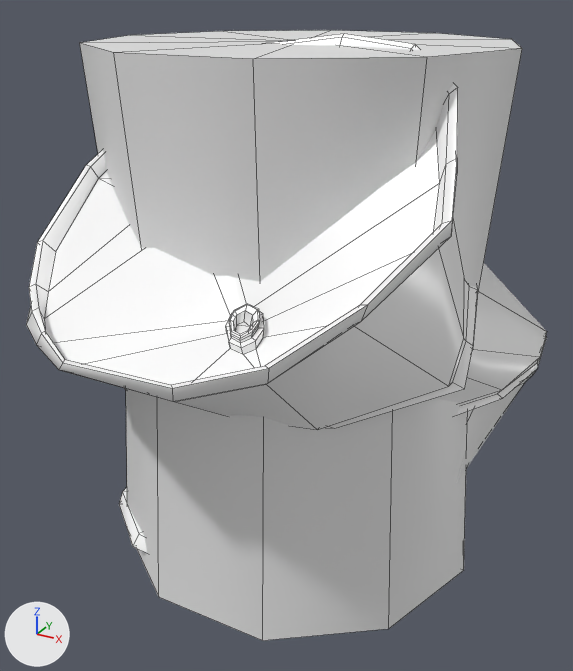
An edit to the FBX model Assets/Models/Props/Barrels/dented_barrel_3_UV.fbx, drawn before and after from the same camera.
The view is the same before and after, from a camera (50 mm lens) standing at (1.002, -1.89, 1.587) and looking at (0.04, -0.142, 0.712). The lights are fixed; the arrows at lower left show +X, +Y and +Z. Mesh edges are drawn as thin lines. Where no turn or scale is listed for an object, it has been applied to the vertices.

In view in the first picture: 'BarrelCollider', 'barrel_2'.
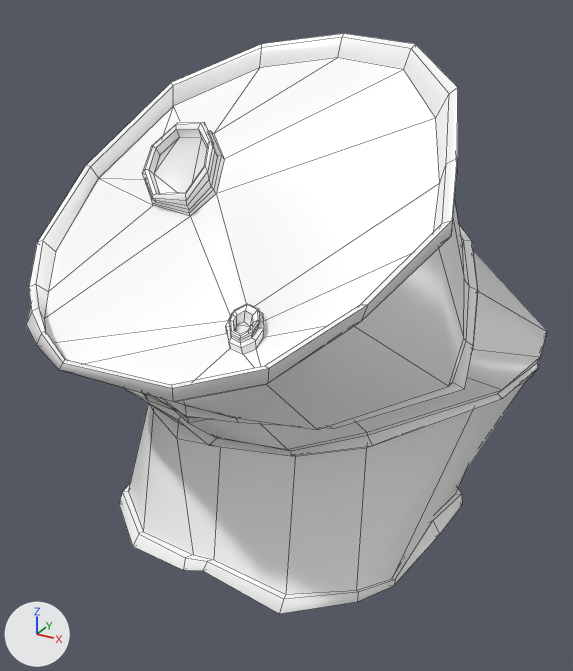
The newer file is also turned or shifted as a whole; pictures and numbers use the older file's frame.

Where the change shows, as pixel boxes (x1, y1, x2, y2) in the pictures (573 x 671 px):
'BarrelCollider', deleted: before (80, 30, 522, 641)
part 1 of me_mesh, shading changed: before (26, 33, 547, 553); after (26, 33, 547, 614)

What changed in the scene script:
```text
Change me_mesh:
    where me_mesh.from_pydata(...)  # 465 vertices, 459 faces; spans x -0.596..0.662, y -0.807..0.545, z -0.005..1.487
    used by ob_barrel_2; location = (0.0, 0.0, 0.0)
    me_mesh part 1: edges marked sharp go from 294 to 922
Remove ob_barrelcollider:
    ob_barrelcollider = bpy.data.objects.new('BarrelCollider', me_mesh_001)
    ob_barrelcollider.location = (0.008, 0.0, 0.737)
```
